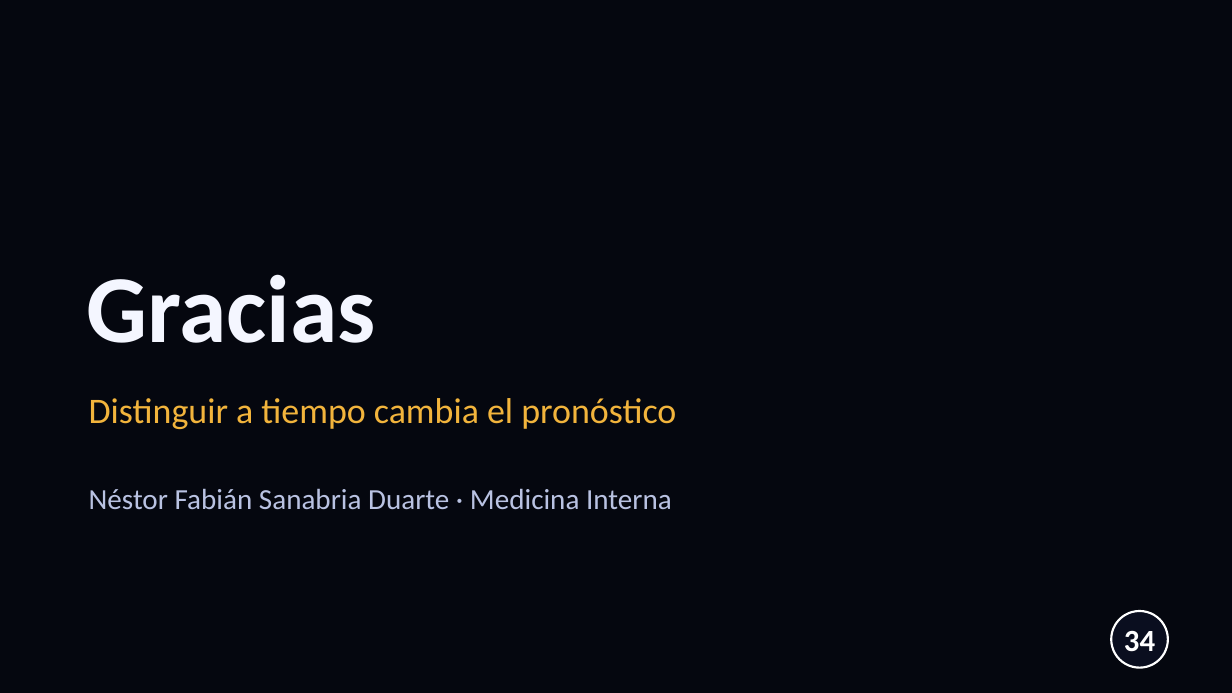
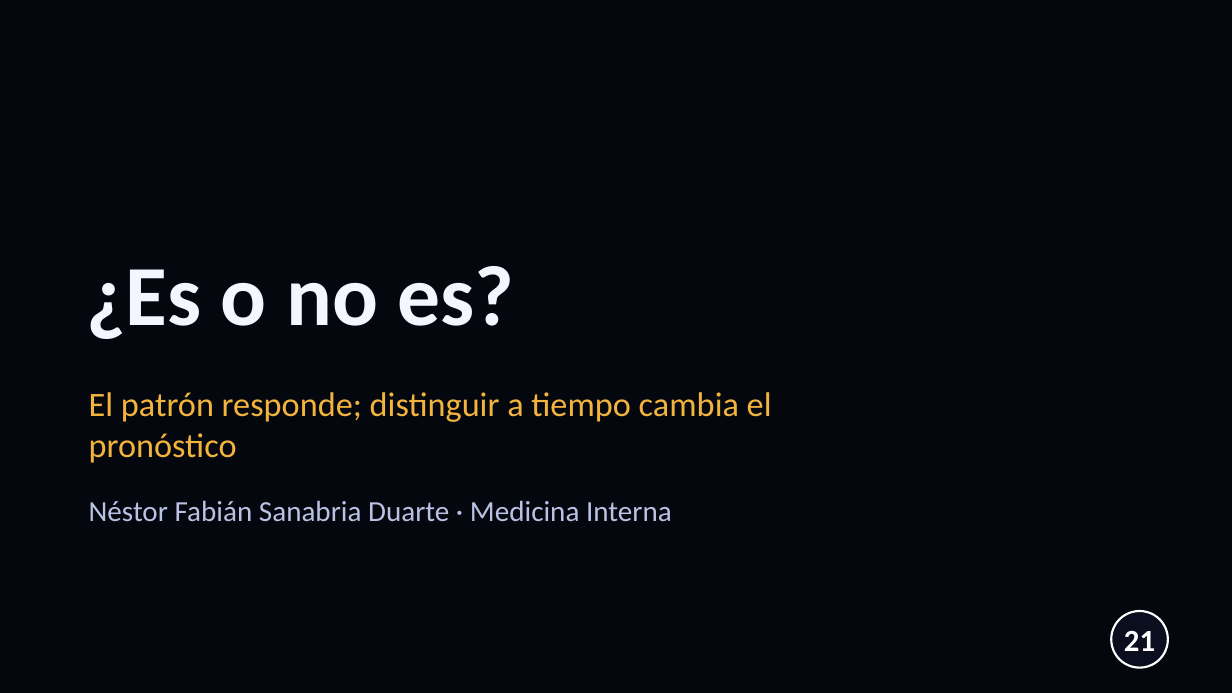
Before and after one commit to nestor120512/nes, a slide deck: slide 21 of Dx_AR_vs_artrosis.pptx (slide 34 before the commit). Drawn at 1232x693 pixels with LibreOffice and Linux fonts; fonts in the diff are those of the drawing; background and template pictures are left out. Boxes give left, top, right and bottom in pixels: in the first picture for what was removed or moved away, otherwise in the second. Text is boxed around its words. In the diff, an @@ line names an element or a change of style, - is before the commit and + after.

```diff
--- a/Dx_AR_vs_artrosis.pptx
+++ b/Dx_AR_vs_artrosis.pptx
@@ text at bbox=[86, 266, 514, 339]: text changed; size 56 to 50 pt @@
-Gracias
+¿Es o no es?
@@ text at bbox=[89, 392, 772, 463]: text changed; size 21 to 20 pt @@
-Distinguir a tiempo cambia el pronóstico
+El patrón responde; distinguir a tiempo cambia el pronóstico
@@ text "Néstor Fabián Sanabria Duarte · ...": place and size @@
-text "Néstor Fabián Sanabria Duarte · ..." at bbox=[89, 488, 672, 509]
+text "Néstor Fabián Sanabria Duarte · ..." at bbox=[89, 500, 672, 521]
@@ page number at bbox=[1124, 630, 1155, 651]: text changed @@
-34
+21
```
Also in this commit, not shown: 20 other slides changed, 1 slide added, 14 slides removed.
